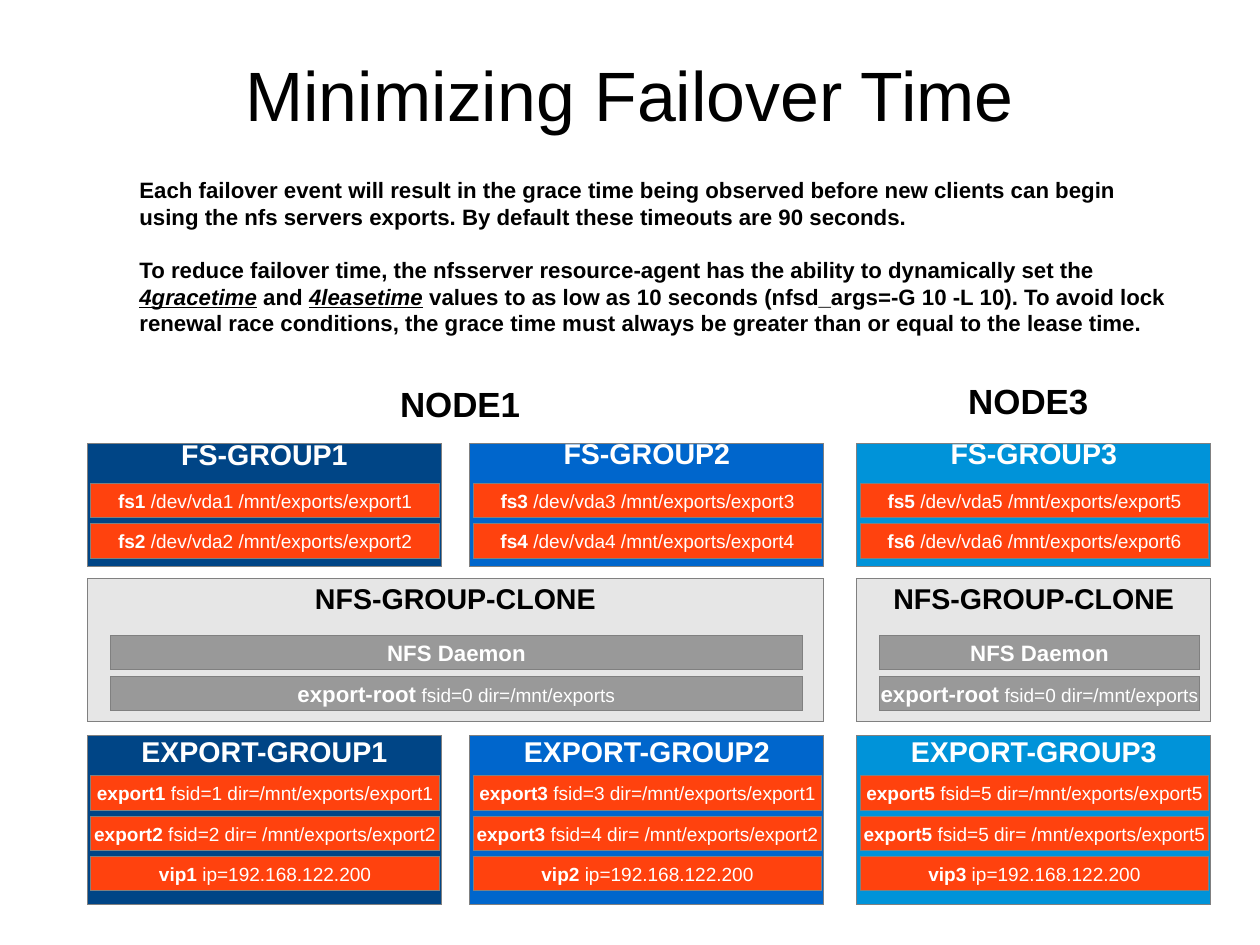
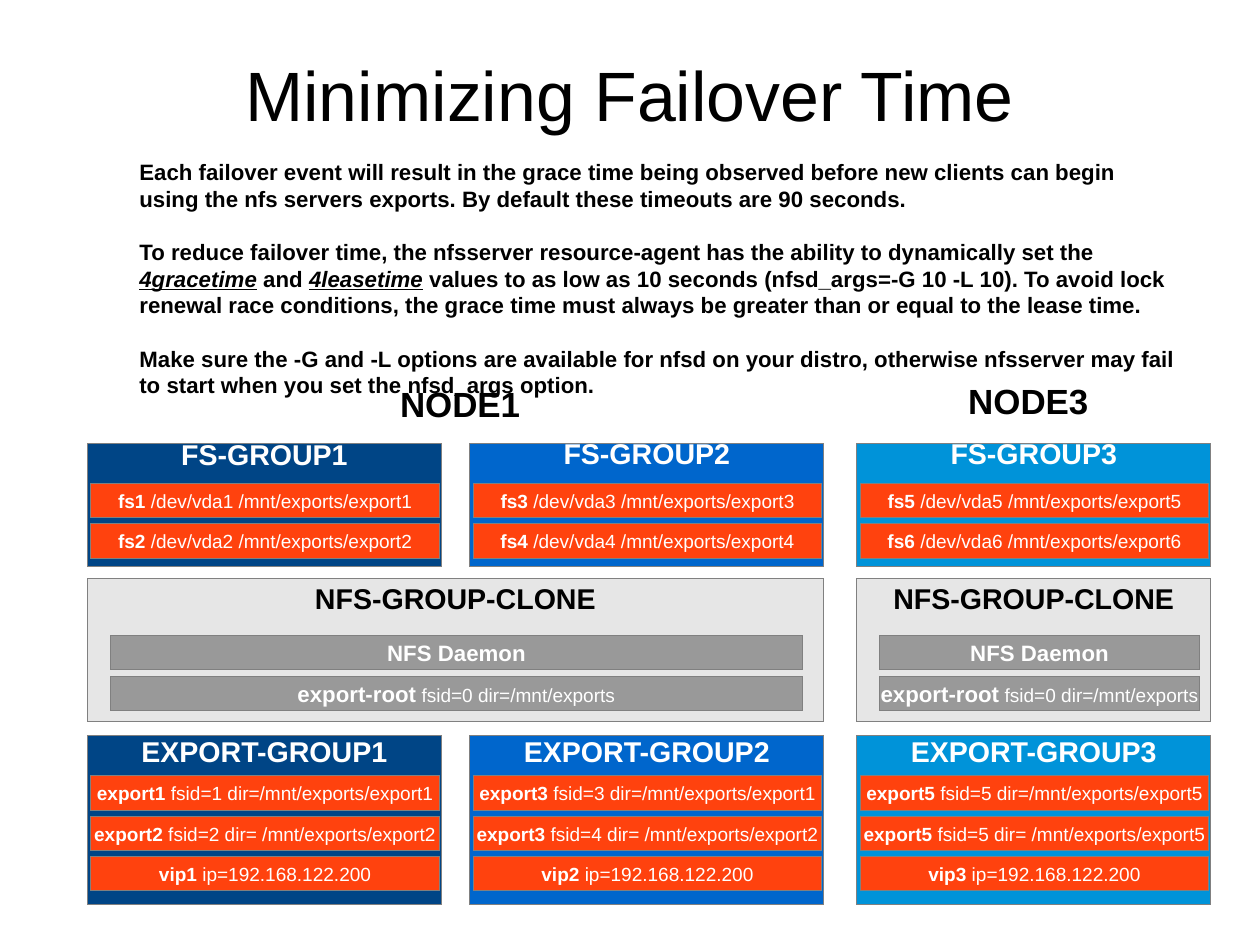
Before and after one commit to davidvossel/phd, a slide deck: slide 8 of doc/presentations/nfs-aa-overview.odp. Drawn at 1260x945 pixels with LibreOffice and Linux fonts; fonts in the diff are those of the drawing. Boxes give left, top, right and bottom in pixels: in the first picture for what was removed or moved away, otherwise in the second. Text is boxed around its words. In the diff, an @@ line names an element or a change of style, - is before the commit and + after.

```diff
--- a/doc/presentations/nfs-aa-overview.odp
+++ b/doc/presentations/nfs-aa-overview.odp
@@ text "Each failover event will result ...": place and size @@
-text "Each failover event will result ..." at box(139, 182, 1164, 336)
+text "Each failover event will result ..." at box(139, 164, 1173, 399)
@@ text at box(139, 351, 1173, 399): paragraph added @@
+Make sure the -G and -L options are available for nfsd on your distro, otherwise nfsserver may fail to start when you set the nfsd_args option.
```
Also in this commit, not shown: 1 other slide changed, 1 slide added, 3 other files.
